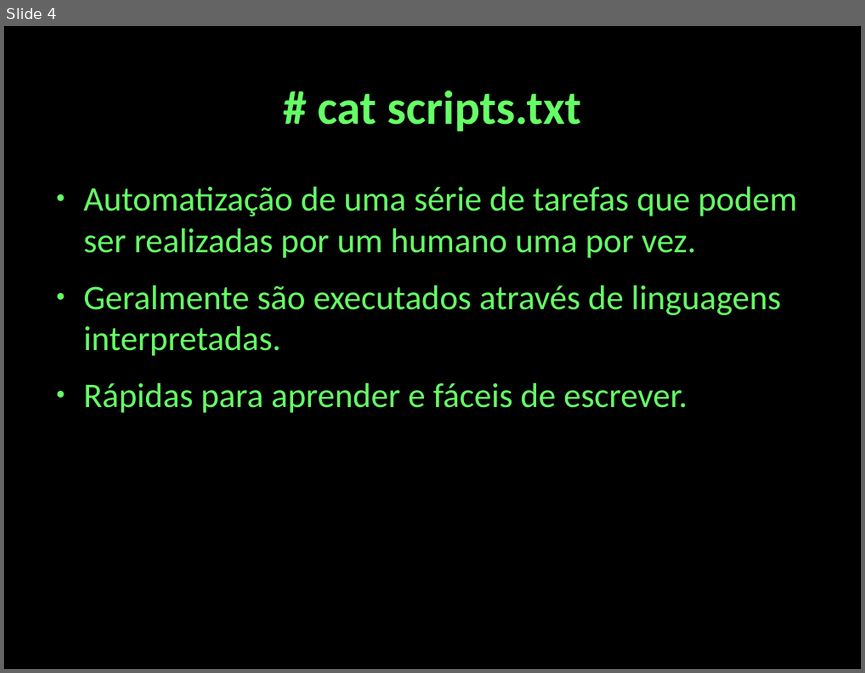
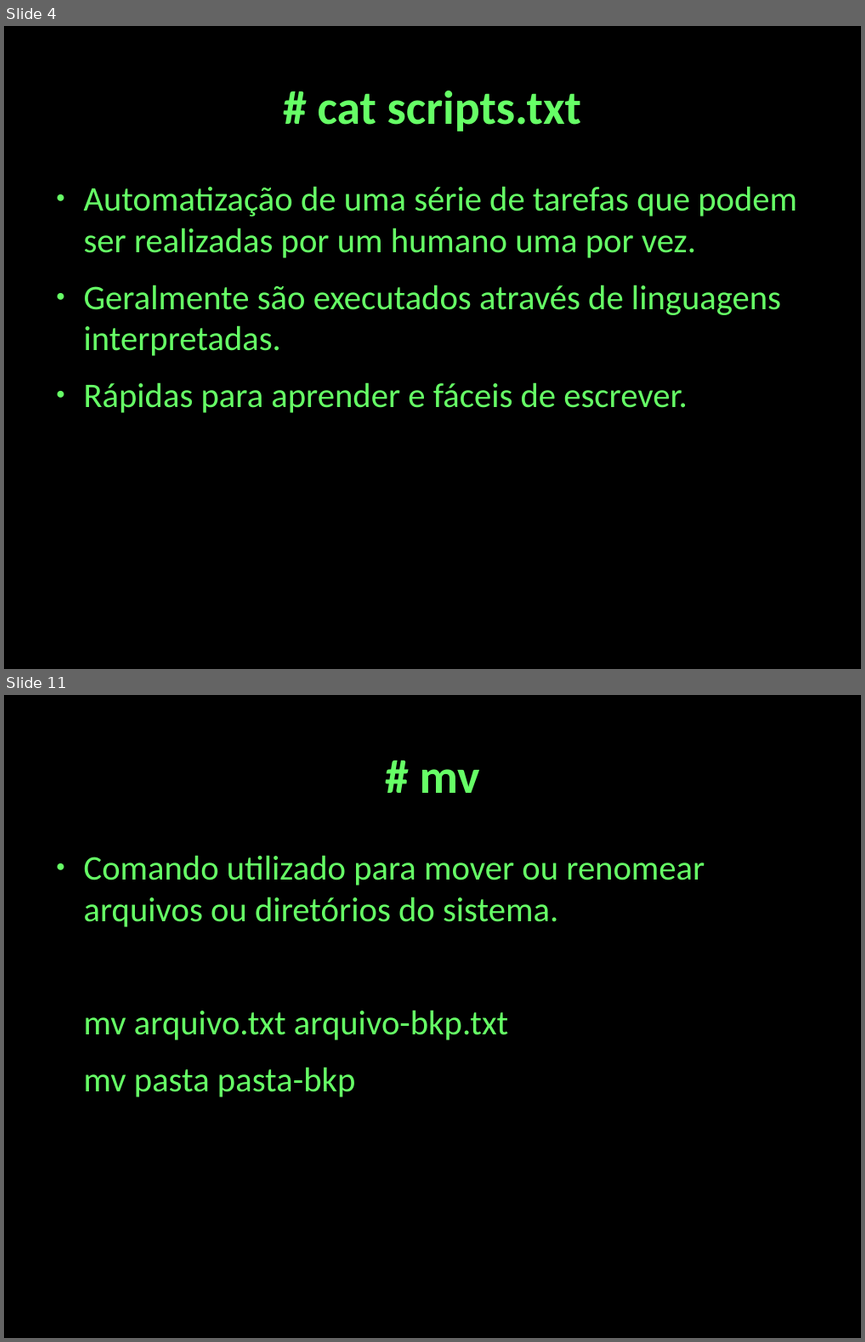
Before and after one commit to cjlcarvalho/presentations, a slide deck: shell-presentation.odp. Shown one above the other, each under a label of ours: slide 4 before the commit, slides 4 and 11 after it; the slides between them are not shown. The pictures are 865x673 and 865x1342 pixels, drawn with LibreOffice and Linux fonts; fonts in the diff are those of the drawing. Boxes give left, top, right and bottom in pixels: in the first picture for what was removed or moved away, otherwise in the second. Text is boxed around its words. In the diff, an @@ line names an element or a change of style, - is before the commit and + after.

```diff
--- a/shell-presentation.odp
+++ b/shell-presentation.odp
@@ slide 11 added at <box>4,695,861,1338</box>, background #000000 @@
@@ title added at <box>420,769,480,793</box>, 44 pt, text #66FF66, bold @@
+# mv
@@ text added at <box>84,855,704,1097</box>, 32 pt, text #66FF66 @@
+● Comando utilizado para mover ou renomear arquivos ou diretórios do sistema.
+mv arquivo.txt arquivo-bkp.txt
+mv pasta pasta-bkp
```
Also in this commit, not shown: 1 slide changed, 10 other slides added, 2 other files.
